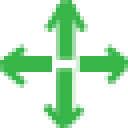
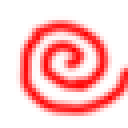
Layer changes from the first 128px x 128px image to the second:
added layer "Layer 32" above "Shape 13" over [16, 16, 128, 120]
hid "Shape 13" over [0, 0, 128, 128]
